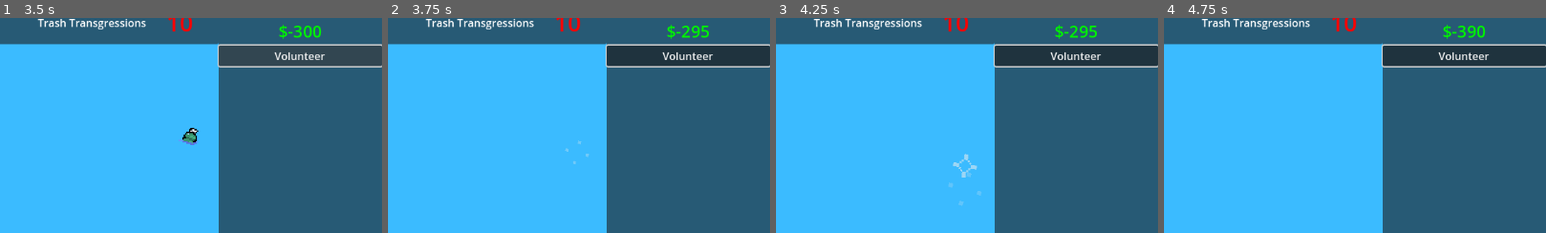
Above: before the commit, frames 1-4 (left to right).
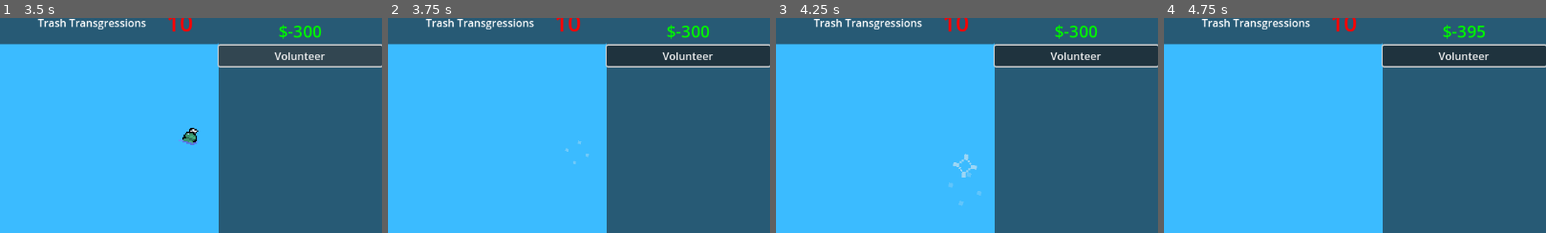
Above: after the commit, the same moments.

Repository: BlazingNeutron/calmbeforestorm
Game: Godot game, scene res://scenes/menu.tscn
Two runs of this game, one before a commit and one after it. Both use one fixed random seed, a clock stepped at 60 frames per second and the inputs below. Sound files missing from this copy of the repository are replaced by a short silence.
Inputs (mouse positions are % of the whole screen's width and height, from its top left):
- Up to frame 1 (3.5 s): click "Start" at 0.5 s; click "Volunteer" at 1.25 s; click "Volunteer" at 2 s; click "Volunteer" at 2.75 s
- Up to frame 2 (3.75 s): move the mouse to (75, 33) at 3.52 s; click (75, 33) at 3.6 s
- Up to frame 3 (4.25 s): no input
- Up to frame 4 (4.75 s): move the mouse to (8, 13) at 4.27 s; tap Space (test_lightning) at 4.35 s; click (8, 13) at 4.42 s
The pictures show only the part of the screen within x 50-100%, y 4-54%; the shares and areas given below are measured in that part.

Frame 1 is identical in both runs. In frame 2, 0.2% of the frame differs, in the area x 77-85%, y 3-10%; in frame 3, 0.2%; in frame 4, less than 0.1%.

Commit message:
Game over condition added

Diff:
--- a/scripts/account_manager.gd
+++ b/scripts/account_manager.gd
@@ -28,3 +28,8 @@
 	#print("updating transgressions")
 	transgressions = max_transgressions - count
 	transgression_changed.emit(transgressions)
+	if transgressions <= 0:
+		game_over()
+
+func game_over() -> void:
+	get_tree().change_scene_to_file("res://scenes/menu.tscn")
--- a/scripts/waste.gd
+++ b/scripts/waste.gd
@@ -31,9 +31,8 @@
 	if play_sound:
 		pick_up_sound.play()
 
+func _on_pick_up_sound_finished() -> void:
 	picked_up.emit(self)
-
-func _on_pick_up_sound_finished() -> void:
 	queue_free()
 
 func move_to_beach_frame() -> void:
